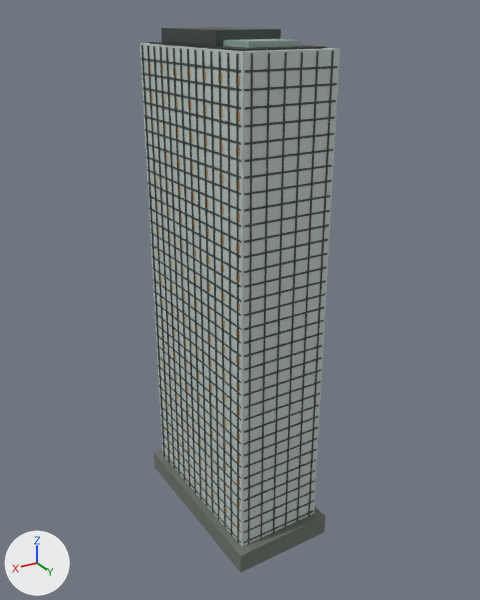
Renders of the glTF model landmarks/assets/hytera-hq.glb from each side of a commit.
Before and after are seen from a 50 mm lens placed at (164.0, 281.0, 271.0), pointed at (-3.0, 2.0, 131.0). The axes (+X, +Y, +Z) are drawn at lower left. The lights are the same throughout. The picture after the commit comes second.

Names of what the first picture shows: 'crown_slant', 'crown_slant.001', 'envelope', 'fins', 'floor_bands', 'night_windows', 'podium', 'roof_deck'.
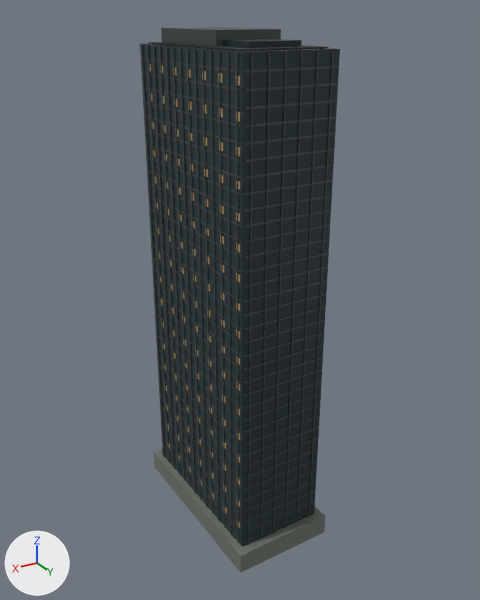
Pixel boxes [x1, y1, x2, y2] of what changed, in the pictures (480 x 600 px):
```json
{"object": "envelope", "change": "recoloured", "before": [140, 43, 340, 547], "after": [140, 43, 340, 547], "on screen": "darker"}
{"object": "crown_slant.001", "change": "recoloured", "before": [223, 39, 302, 48], "after": [223, 39, 302, 48], "on screen": "grey to dark blue"}
```

Scene script edits in JSON lines:
```json
{"op": "set", "path": "mat_glass.base_color", "old": "(0.558, 0.631, 0.604)", "new": "(0.0176, 0.0343, 0.0452)", "note": "light grey #c5d0cc -> dark blue #24343c"}
{"op": "set", "path": "mat_glass_alt.base_color", "old": "(0.342, 0.468, 0.434)", "new": "(0.0116, 0.0252, 0.0343)", "note": "grey #9eb6b0 -> dark blue #1c2c34"}
```
